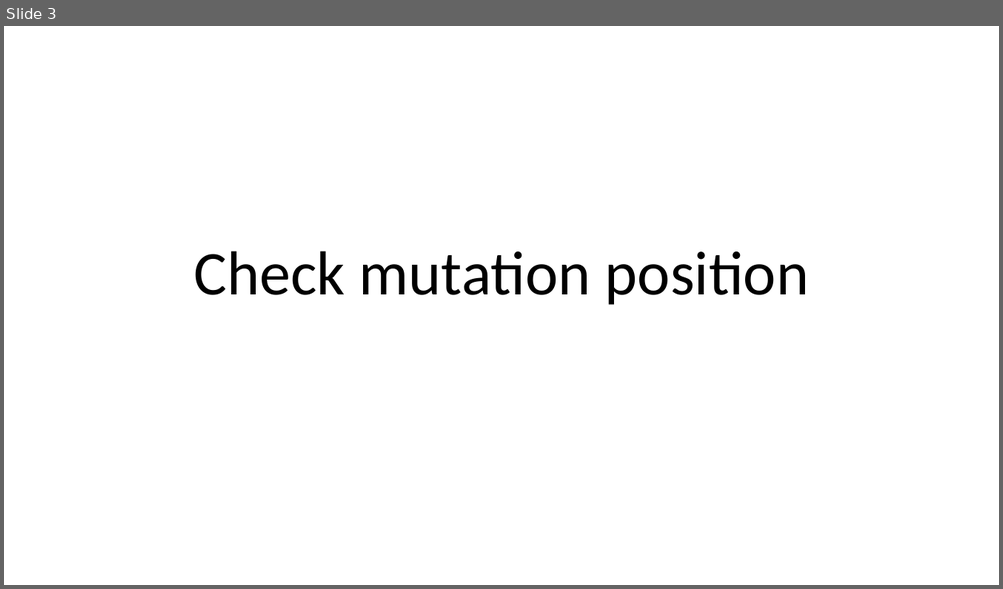
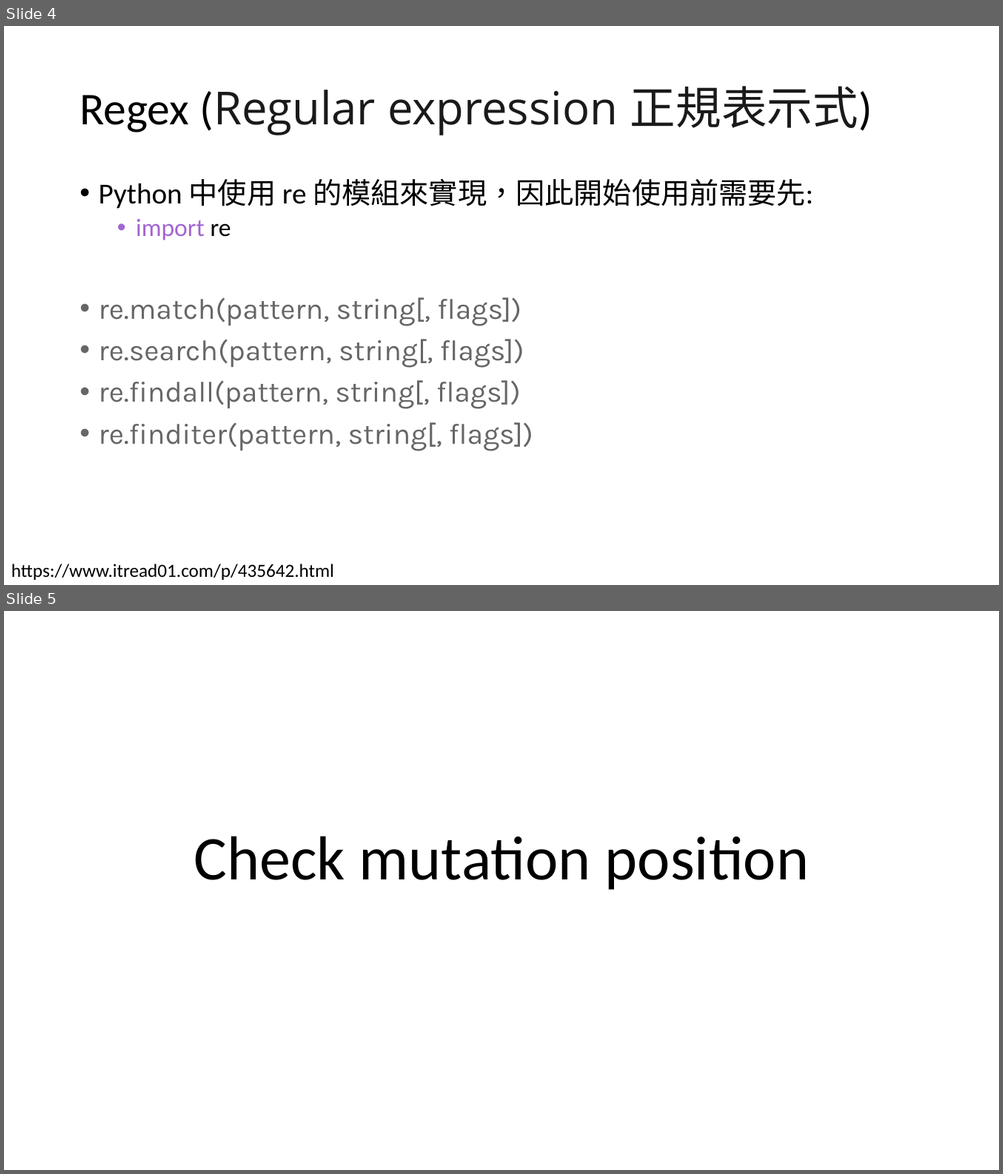
Before and after one commit to HuangDeneil/genome_analysis_python_version, a slide deck: pipeline/pipeline_final.pptx. Shown one above the other, each under a label of ours: slide 3 before the commit, slides 4 and 5 after it. The pictures are 1003x589 and 1003x1174 pixels, drawn with LibreOffice and Linux fonts; fonts in the diff are those of the drawing. Boxes give left, top, right and bottom in pixels: in the first picture for what was removed or moved away, otherwise in the second. Text is boxed around its words. In the diff, an @@ line names an element or a change of style, - is before the commit and + after.

```diff
--- a/pipeline/pipeline_final.pptx
+++ b/pipeline/pipeline_final.pptx
@@ slide 4 added at <box>4,26,999,585</box>, background #FFFFFF @@
@@ title added at <box>79,86,872,136</box>, 44 pt, text #1A1A1A @@
+Regex (Regular expression 正規表示式)
@@ text added at <box>99,179,813,452</box>, 28 pt, text #666666 @@
+• Python 中使用 re 的模組來實現，因此開始使用前需要先:
+  • import re
+• re.match(pattern, string[, flags])
+• re.search(pattern, string[, flags])
+• re.findall(pattern, string[, flags])
+• re.finditer(pattern, string[, flags])
@@ text added at <box>11,564,334,580</box>, 18 pt, text #000000 @@
+https://www.itread01.com/p/435642.html
@@ what was slide 3 is now slide 5 @@
```
Also in this commit, not shown: 2 slides changed, 2 other slides added, 3 slides removed, 4 other files.
